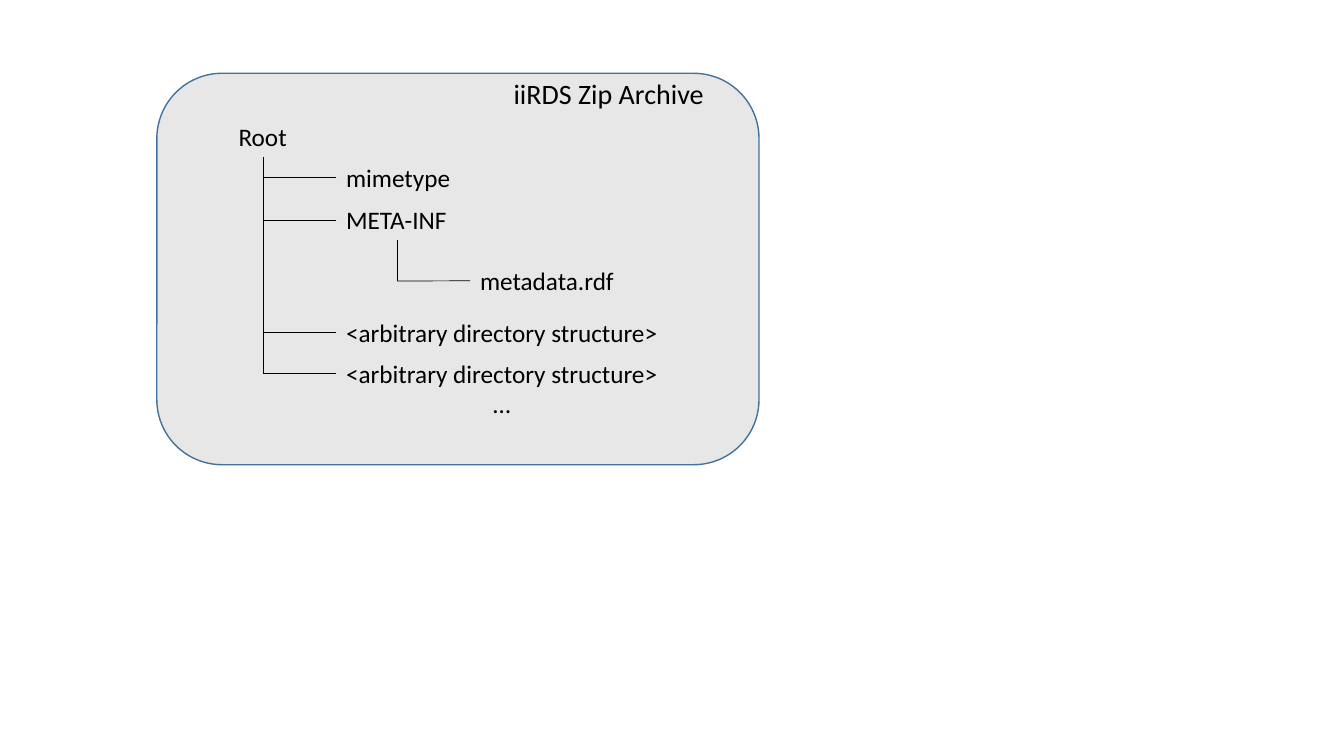
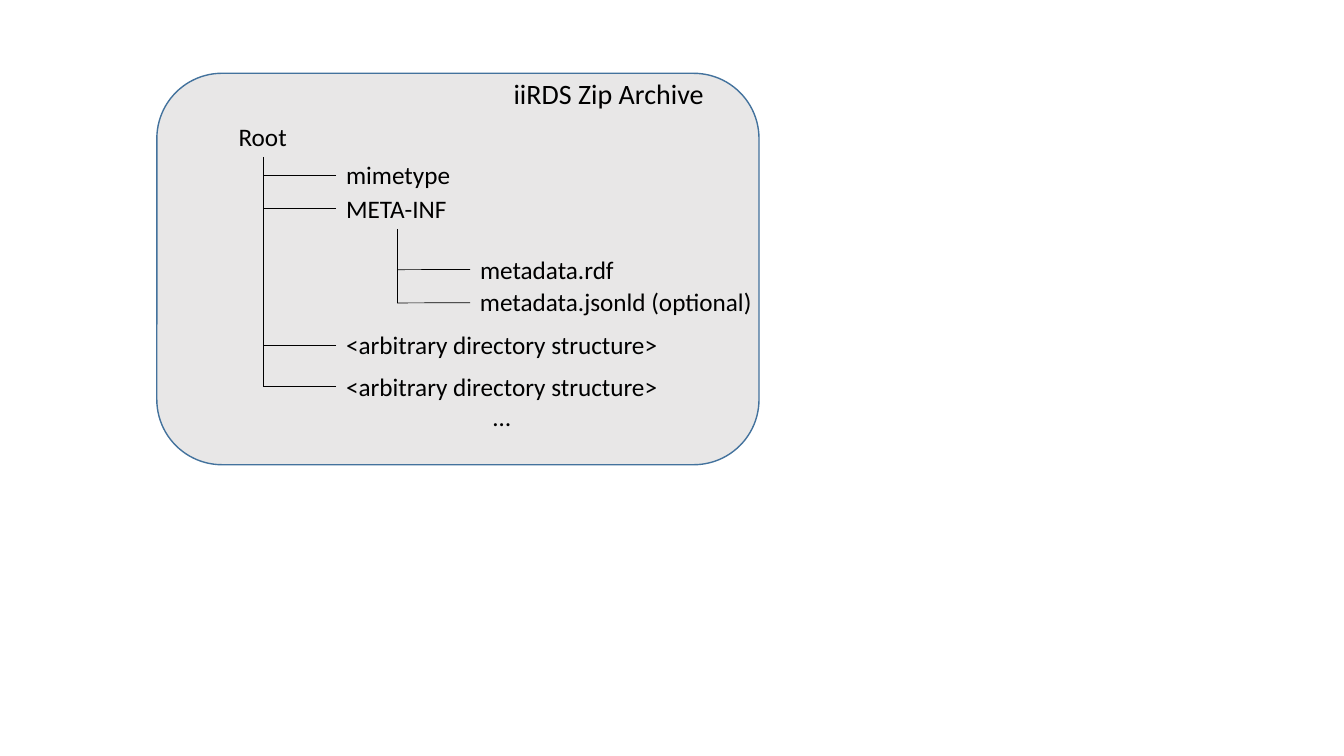
Before and after one commit to iirds-consortium/specification, a slide deck: slide 3 of images/src/ContainerFormatGraphics.pptx (slide 2 before the commit). Drawn at 1344x756 pixels with LibreOffice and Linux fonts; fonts in the diff are those of the drawing. Boxes give left, top, right and bottom in pixels: in the first picture for what was removed or moved away, otherwise in the second. Text is boxed around its words. In the diff, an @@ line names an element or a change of style, - is before the commit and + after.

```diff
--- a/images/src/ContainerFormatGraphics.pptx
+++ b/images/src/ContainerFormatGraphics.pptx
@@ line moved from (263, 157) - (263, 374) to (263, 157) - (263, 386) @@
@@ line moved from (397, 240) - (397, 281) to (397, 229) - (397, 302) @@
@@ 2 texts, 2 lines: place and size @@
-2 texts, 2 lines at (263, 212, 614, 290)
+2 texts, 2 lines at (263, 201, 614, 279)
@@ text added at (480, 292, 751, 316), 18 pt, text #000000 @@
+metadata.jsonld (optional)
@@ text "<arbitrary directory structure>": place and size @@
-text "<arbitrary directory structure>" at (346, 324, 657, 346)
+text "<arbitrary directory structure>" at (346, 336, 657, 358)
@@ line added from (470, 302) to (397, 303), #000000 0.5 pt @@
@@ 2 lines, 1 text: place and size @@
-2 lines, 1 text at (263, 333, 657, 387)
+2 lines, 1 text at (263, 345, 657, 400)
```
Also in this commit, not shown: 1 other slide changed, 1 slide added, 55 other files.
